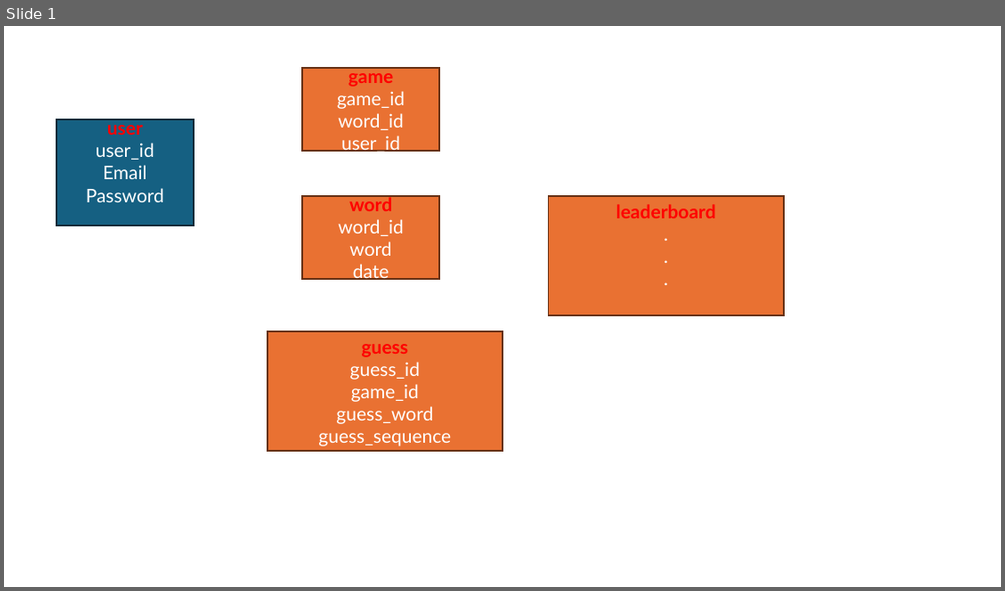
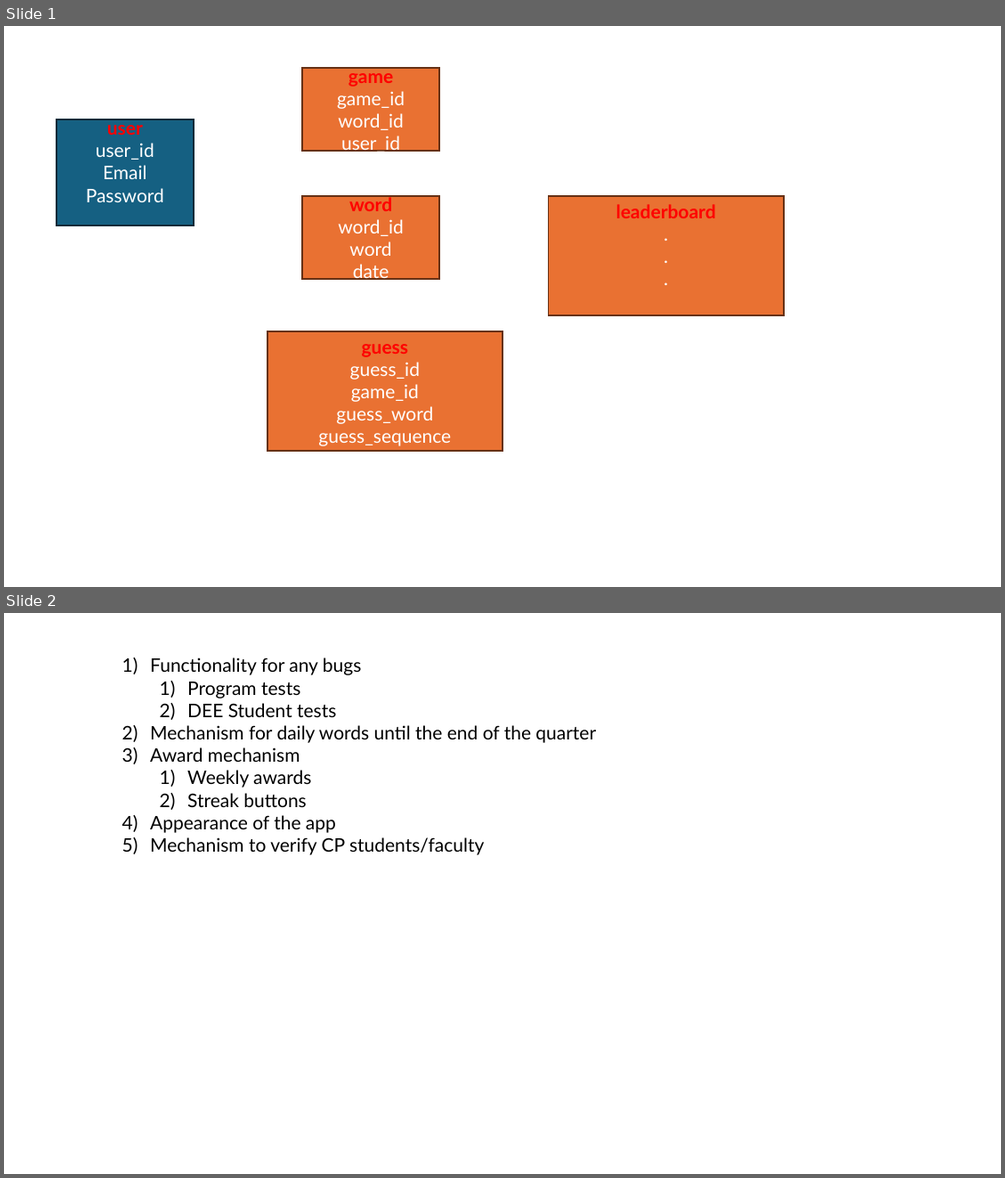
Before and after one commit to gato365/project-75-emans-wordle, a slide deck: daabase_design.pptx. Shown one above the other, each under a label of ours: slide 1 before the commit, slides 1 and 2 after it. The pictures are 1005x591 and 1005x1178 pixels, drawn with LibreOffice and Linux fonts; fonts in the diff are those of the drawing. Boxes give left, top, right and bottom in pixels: in the first picture for what was removed or moved away, otherwise in the second. Text is boxed around its words. In the diff, an @@ line names an element or a change of style, - is before the commit and + after.

```diff
--- a/daabase_design.pptx
+++ b/daabase_design.pptx
@@ slide 2 added at (x1=4, y1=613, x2=1001, y2=1174), background #FFFFFF @@
@@ text added at (x1=150, y1=657, x2=596, y2=855), 18 pt, text #000000 @@
+1) Functionality for any bugs
+  1) Program tests
+  2) DEE Student tests
+2) Mechanism for daily words until the end of the quarter
+3) Award mechanism
+  1) Weekly awards
+  2) Streak buttons
+4) Appearance of the app
+5) Mechanism to verify CP students/faculty
```
Also in this commit, not shown: 3 other files.
